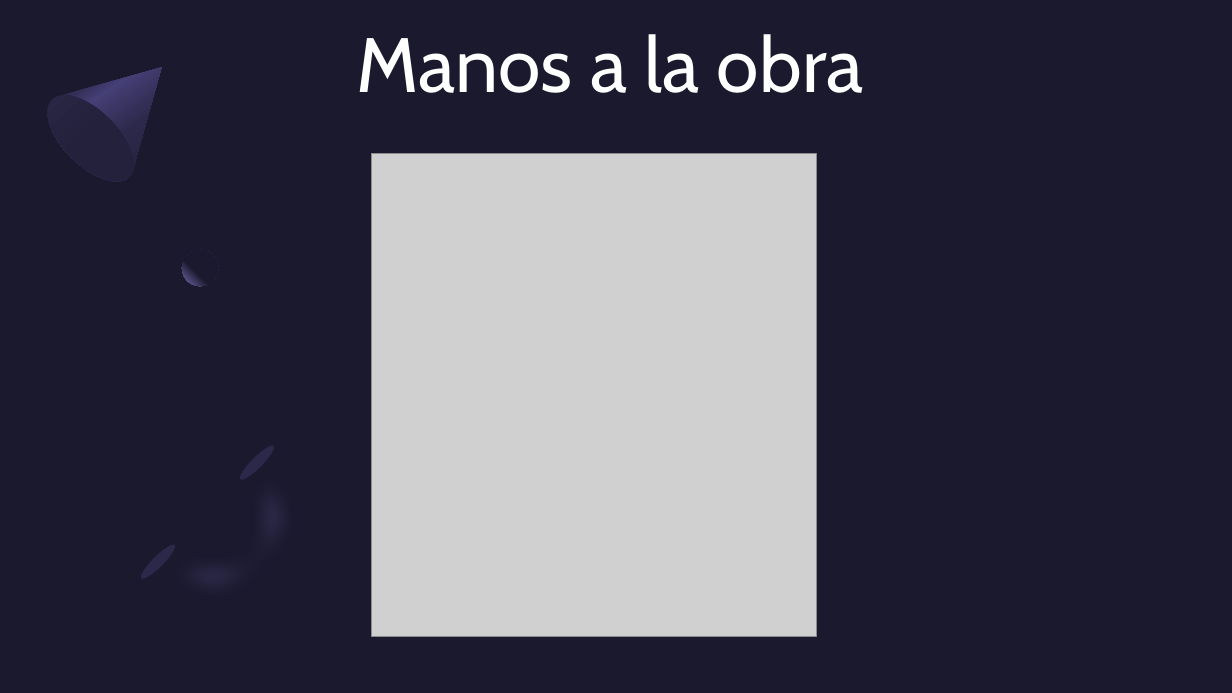
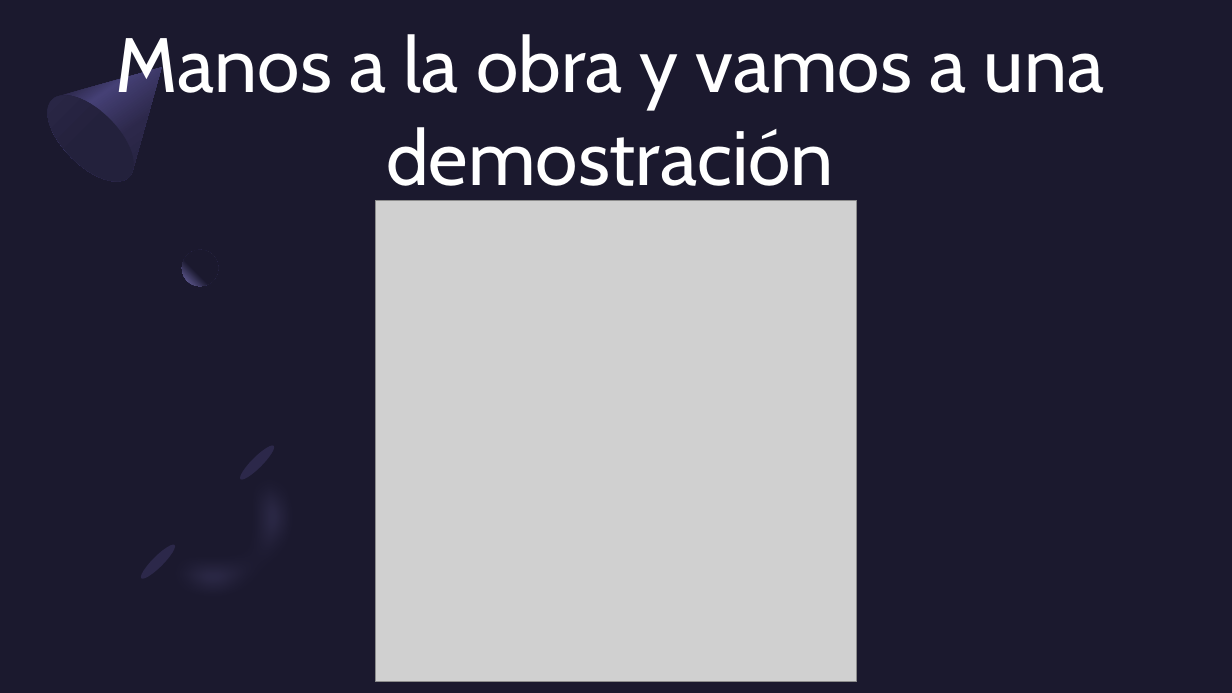
Before and after one commit to fhernanb/ejemplos_paquete_exams, a slide deck: slide 14 of Taller paquete exams - UNAL/Taller paquete exams - UNAL.pptx (slide 12 before the commit). Drawn at 1232x693 pixels with LibreOffice and Linux fonts; fonts in the diff are those of the drawing; grey boxes stand for pictures. Boxes give left, top, right and bottom in pixels: in the first picture for what was removed or moved away, otherwise in the second. Text is boxed around its words. In the diff, an @@ line names an element or a change of style, - is before the commit and + after.

```diff
--- a/Taller paquete exams - UNAL/Taller paquete exams - UNAL.pptx
+++ b/Taller paquete exams - UNAL/Taller paquete exams - UNAL.pptx
@@ text at bbox=[116, 34, 1104, 202]: text changed @@
-Manos a la obra
+Manos a la obra y vamos a una demostración
@@ picture: place and size @@
-picture at bbox=[372, 154, 817, 637]
+picture at bbox=[375, 201, 857, 682]
```
Also in this commit, not shown: 1 other slide changed, 6 slides added.
